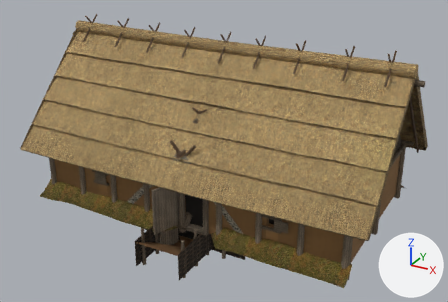
Two versions of the glTF model assets/homestead.glb, one commit apart.
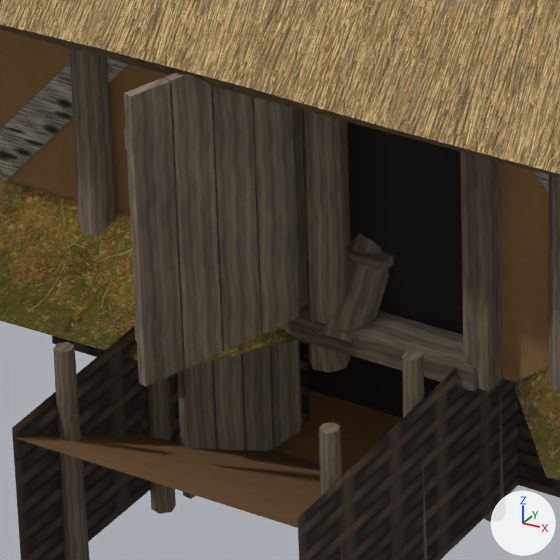
The first picture shows the older version from a 50 mm camera at (9.18, -16.77, 9.88) aimed at (0.24, -0.53, 1.76). The close-ups show the older and then the newer version on the part from 30% to 49% of the width and 58% to 86% of the height of that picture. Only the edits that show in the close-ups are written down. The lights are fixed; the arrows at lower right show +X, +Y and +Z.

The older version as bpy lines, for what is in view:
```python
me_aitta = bpy.data.meshes.new('aitta')
me_aitta.from_pydata(...)  # 630 vertices, 976 faces; spans x -1.98..1.98, y -2.89..1.9, z -0.2..3.56
# faces by material slot: [576, 14, 2, 96, 288]
me_aitta.materials.append(mat_m_wood)
me_aitta.materials.append(mat_m_wattle)
me_aitta.materials.append(mat_m_dark)
me_aitta.materials.append(mat_m_birchbark)
me_aitta.materials.append(mat_m_polebark)
me_kuoppatalo = bpy.data.meshes.new('kuoppatalo')
me_kuoppatalo.from_pydata(...)  # 484 vertices, 732 faces; spans x -2.42..2.41, y -4.2..2.9, z -0.95..2.78
# faces by material slot: [240, 8, 100, 14, 364, 4, 2]
me_kuoppatalo.materials.append(mat_m_turf)
me_kuoppatalo.materials.append(mat_m_birchbark)
me_kuoppatalo.materials.append(mat_m_polebark)
me_kuoppatalo.materials.append(mat_m_wattle)
me_kuoppatalo.materials.append(mat_m_wood)
me_kuoppatalo.materials.append(mat_m_daub)
me_kuoppatalo.materials.append(mat_m_dark)
me_talo = bpy.data.meshes.new('talo')
me_talo.from_pydata(...)  # 1994 vertices, 2856 faces; spans x -6.15..6.15, y -3.69..3.42, z -0.15..5.55
# faces by material slot: [80, 920, 4, 14, 548, 1044, 246]
me_talo.materials.append(mat_m_daub)
me_talo.materials.append(mat_m_wood)
me_talo.materials.append(mat_m_wattle)
me_talo.materials.append(mat_m_dark)
me_talo.materials.append(mat_m_polebark)
me_talo.materials.append(mat_m_thatch)
me_talo.materials.append(mat_m_turf)
ob_aitta = bpy.data.objects.new('aitta', me_aitta)
ob_aitta.location = (0.0, 0.0, 0.0)
ob_kuoppatalo = bpy.data.objects.new('kuoppatalo', me_kuoppatalo)
ob_kuoppatalo.location = (0.0, 0.0, 0.0)
ob_talo = bpy.data.objects.new('talo', me_talo)
ob_talo.location = (0.0, 0.0, 0.0)
```
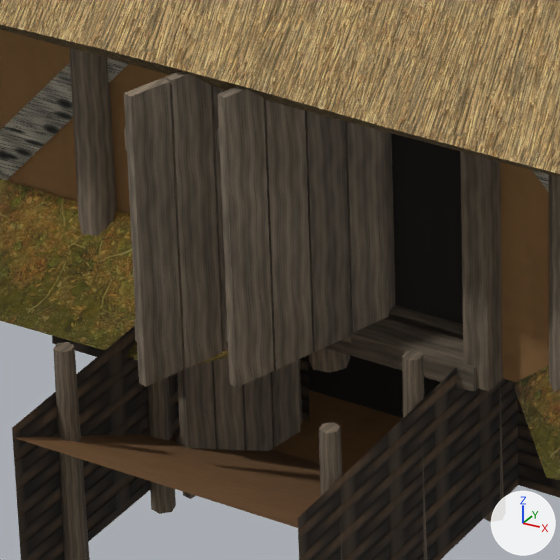
The change, as JSON lines over the scene's bpy script:
```json
{"op": "add", "block": "me_talo_seppa", "code": ["me_talo_seppa = bpy.data.meshes.new('talo_seppa')", "me_talo_seppa.from_pydata(...)  # 1844 vertices, 2636 faces; spans x -5.15..5.15, y -3.5..3.21, z -0.15..5.25", "# faces by material slot: [66, 824, 4, 14, 444, 1044, 240]", "me_talo_seppa.materials.append(mat_m_daub)", "me_talo_seppa.materials.append(mat_m_wood)", "me_talo_seppa.materials.append(mat_m_wattle)", "me_talo_seppa.materials.append(mat_m_dark)", "me_talo_seppa.materials.append(mat_m_polebark)", "me_talo_seppa.materials.append(mat_m_thatch)", "me_talo_seppa.materials.append(mat_m_turf)"]}
{"op": "add", "block": "ob_talo_seppa", "code": ["ob_talo_seppa = bpy.data.objects.new('talo_seppa', me_talo_seppa)", "ob_talo_seppa.location = (0.0, 0.0, 0.0)"]}
```

Where the change shows, as pixel boxes [x1, y1, x2, y2] in the close-ups (560 x 560 px):
```json
{"object": "talo_seppa", "change": "added", "after": [217, 86, 463, 388], "on screen": "brown"}
{"object": "aitta", "change": "unchanged, covered by the edit", "before": [315, 234, 394, 343], "after": [340, 337, 352, 343]}
```
